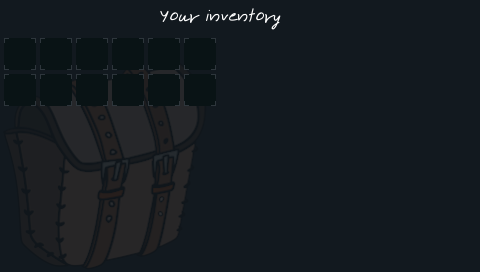
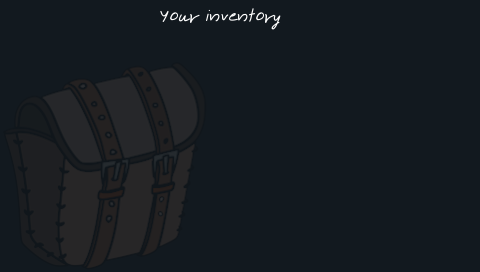
Layer changes from the first 480×272 image to the second:
hid "Pasted Layer copy", painted on it over [left=4, top=38, right=216, bottom=106]
removed layer "Pasted Layer" over [left=4, top=38, right=216, bottom=70]
